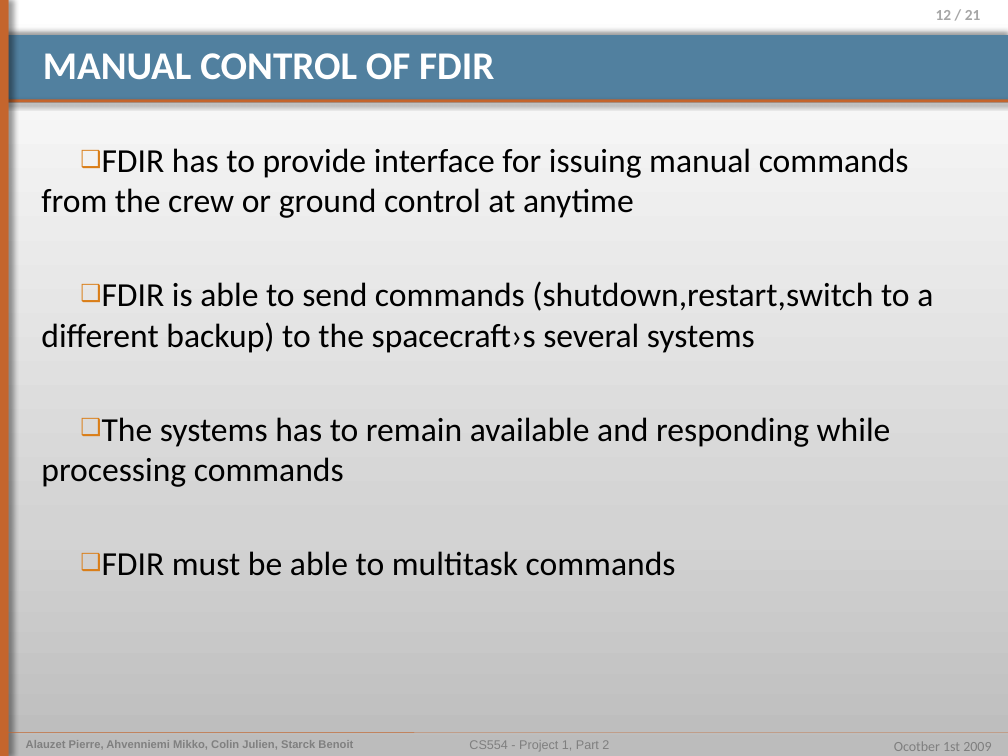
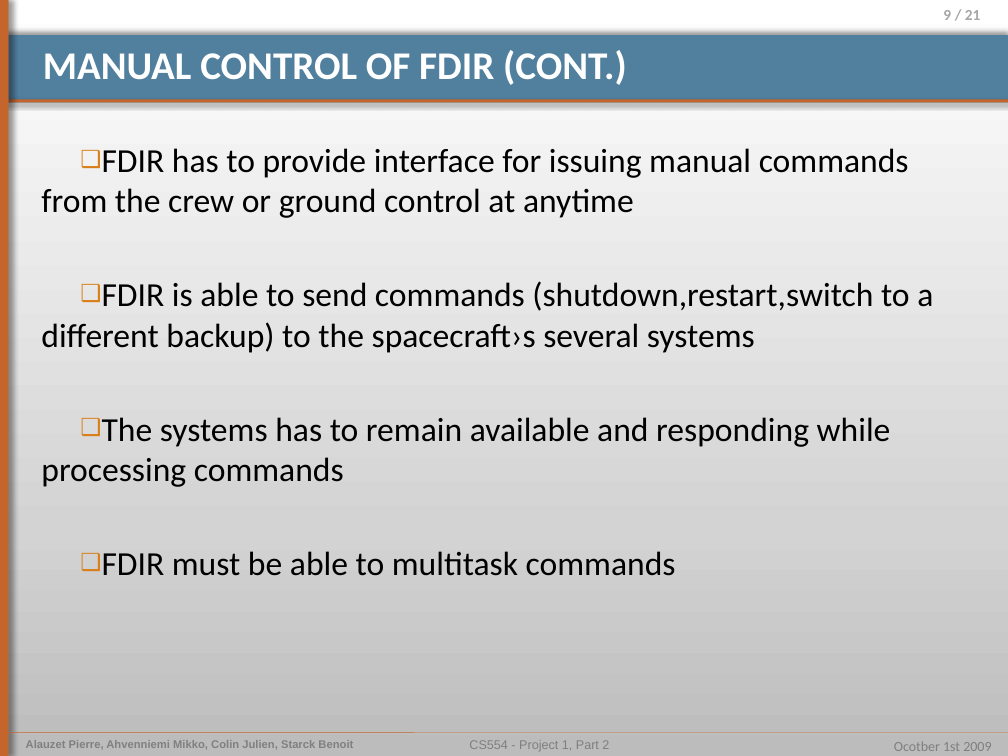
Before and after one commit to pierrealauzet/euroteam, a slide deck: slide 9 of Project 1/Part 2/CS554_EuroTeam_Problem_Frames.pptx (slide 12 before the commit). Drawn at 1008x756 pixels with LibreOffice and Linux fonts; fonts in the diff are those of the drawing. Boxes give left, top, right and bottom in pixels: in the first picture for what was removed or moved away, otherwise in the second. Text is boxed around its words. In the diff, an @@ line names an element or a change of style, - is before the commit and + after.

```diff
--- a/Project 1/Part 2/CS554_EuroTeam_Problem_Frames.pptx
+++ b/Project 1/Part 2/CS554_EuroTeam_Problem_Frames.pptx
@@ page number at <box>943,10,981,20</box>: text changed @@
-12 / 21
+9 / 21
@@ title at <box>43,50,627,85</box>: text changed @@
-MANUAL CONTROL OF FDIR
+MANUAL CONTROL OF FDIR (CONT.)
```
Also in this commit, not shown: 10 other slides changed, 3 slides added, 2 slides removed.
